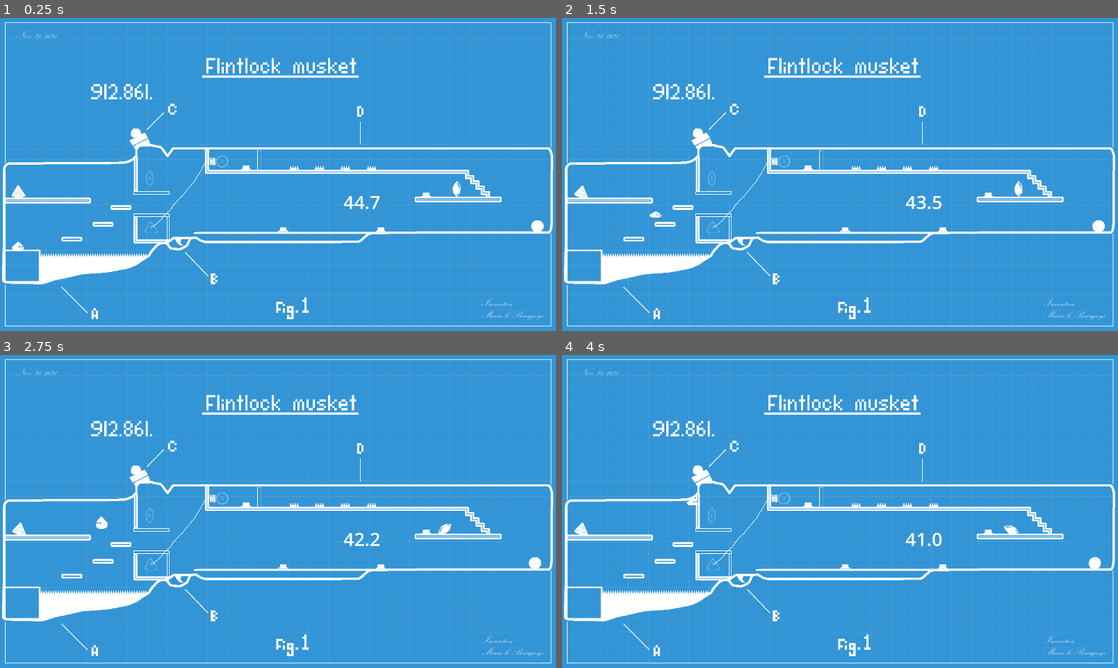
Above: before the commit, frames 1-4 (two rows, left to right).
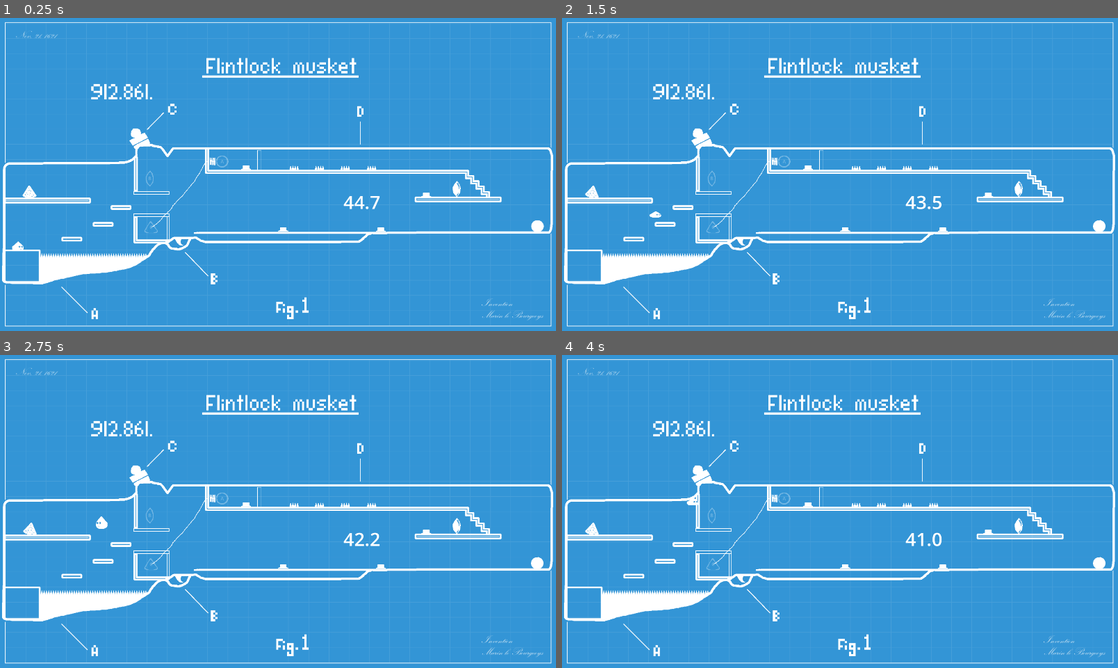
Above: after the commit, the same moments.

Repository: simenhs/piratsyltetoey
Game: Godot game, scene res://scenes/persistent_world/persistent_world.tscn
Same seed, same stepped clock (60 frames per second), same inputs: the game is played once before the commit and once after it.
Inputs:
- Up to frame 1 (0.25 s): no input
- Up to frame 2 (1.5 s): hold E (use) 0.53-1.28 s; hold D (right) from 0.53 s (still down); tap Space (jump) at 0.77, 0.8, 1.07, 1.35 s
- Up to frame 3 (2.75 s): tap Space (jump) at 1.52, 1.82, 2.3 s; tap E (use) at 1.55 s; release D (right) at 2.03 s; hold A (left) from 2.03 s (still down); tap Shift (dash) at 2.1 s
- Up to frame 4 (4 s): release A (left) at 2.78 s; hold D (right) from 2.78 s (still down); tap E (use) at 2.85 s; tap Space (jump) at 3.02, 3.32, 3.77, 3.8 s; hold E (use) from 3.53 s (still down)

The runs differ from the first frame. In frame 1, 0.1% of the frame differs, in the area x 2-7%, y 53-58%; in frame 2, 0.1%; in frame 3, 0.3%; in frame 4, 0.3%, in the area x 2-98%, y 52-69%.

Commit message:
added background music

Diff:
--- /dev/null
+++ b/godot/scenes/level1/background_music_controller/background_music_controller.gd
@@ -0,0 +1,61 @@
+extends Node
+
+@export var move_zone : Area2D
+@export var jump_zone : Area2D
+@export var loose_objects : Array[LoosePice]
+
+@onready var audio_stream_player: AudioStreamPlayer = %AudioStreamPlayer
+var sync_player : AudioStreamSynchronized
+
+
+
+# Called when the node enters the scene tree for the first time.
+func _ready() -> void:
+	sync_player = audio_stream_player.stream
+	play_help_move()
+	move_zone.body_exited.connect(func (b): play_bg())
+	jump_zone.body_entered.connect(func (b): play_help_jump())
+	jump_zone.body_exited.connect(func (b): play_bg())
+
+	for object in loose_objects:
+		object.player_nearby_enter.connect(play_help_pick_up)
+		object.player_nearby_exit.connect( play_bg)
+		object.picked_up.connect(play_help_throw)
+
+	#move_zone.area_entered.connect(play_help_move)
+
+func mute_steams():
+	for i in sync_player.stream_count:
+		sync_player.set_sync_stream_volume(i,-60)
+
+func play_bg():
+	mute_steams()
+	sync_player.set_sync_stream_volume(0,0)
+
+func play_melody1():
+	play_bg()
+	sync_player.set_sync_stream_volume(1,0)
+
+func play_melody2():
+	play_bg()
+	sync_player.set_sync_stream_volume(2,0)
+
+func play_melody3():
+	play_bg()
+	sync_player.set_sync_stream_volume(3,0)
+
+func play_help_jump():
+	play_bg()
+	sync_player.set_sync_stream_volume(4,0)
+
+func play_help_move():
+	play_bg()
+	sync_player.set_sync_stream_volume(5,0)
+
+func play_help_pick_up():
+	play_bg()
+	sync_player.set_sync_stream_volume(6,0)
+
+func play_help_throw():
+	play_bg()
+	sync_player.set_sync_stream_volume(7,0)
--- /dev/null
+++ b/godot/scenes/level1/background_music_controller/background_music_controller.tscn
@@ -0,0 +1,38 @@
+[gd_scene load_steps=11 format=3 uid="uid://ba0j3t7nng262"]
+
+[ext_resource type="Script" path="res://scenes/level1/background_music_controller/background_music_controller.gd" id="1_owv0m"]
+[ext_resource type="AudioStream" uid="uid://cgwrlcabhn6cg" path="res://assets/audio/loop1/loop1_floor.wav" id="2_2rpel"]
+[ext_resource type="AudioStream" uid="uid://umrx05efvnr8" path="res://assets/audio/loop1/loop1_melody_simple.wav" id="3_uelyg"]
+[ext_resource type="AudioStream" uid="uid://bwoxmukg70dxw" path="res://assets/audio/loop1/loop1_melody_1.wav" id="4_ww1ch"]
+[ext_resource type="AudioStream" uid="uid://5hytuep0foy2" path="res://assets/audio/loop1/loop1_melody_2.wav" id="5_r7474"]
+[ext_resource type="AudioStream" uid="uid://cn2ke65qvo446" path="res://assets/audio/loop1/loop1_press_space.wav" id="6_e6ks3"]
+[ext_resource type="AudioStream" uid="uid://ddoxpbwgh0aaw" path="res://assets/audio/loop1/loop1_press_a_and_d.wav" id="7_l23u4"]
+[ext_resource type="AudioStream" uid="uid://ds0xjfctnmjk" path="res://assets/audio/loop1/loop1_pick_it_up.wav" id="8_1bsrf"]
+[ext_resource type="AudioStream" uid="uid://bo7mpjou04xd1" path="res://assets/audio/loop1/loop1_hold_e_down.wav" id="9_o2fau"]
+
+[sub_resource type="AudioStreamSynchronized" id="AudioStreamSynchronized_jub8u"]
+stream_count = 8
+stream_0/stream = ExtResource("2_2rpel")
+stream_0/volume = 0.0
+stream_1/stream = ExtResource("3_uelyg")
+stream_1/volume = -60.0
+stream_2/stream = ExtResource("4_ww1ch")
+stream_2/volume = -60.0
+stream_3/stream = ExtResource("5_r7474")
+stream_3/volume = -60.0
+stream_4/stream = ExtResource("6_e6ks3")
+stream_4/volume = -60.0
+stream_5/stream = ExtResource("7_l23u4")
+stream_5/volume = -60.0
+stream_6/stream = ExtResource("8_1bsrf")
+stream_6/volume = -60.0
+stream_7/stream = ExtResource("9_o2fau")
+stream_7/volume = -60.0
+
+[node name="BackgroundMusic_controller" type="Node"]
+script = ExtResource("1_owv0m")
+
+[node name="AudioStreamPlayer" type="AudioStreamPlayer" parent="."]
+unique_name_in_owner = true
+stream = SubResource("AudioStreamSynchronized_jub8u")
+autoplay = true
--- a/godot/scenes/level1/level1.tscn
+++ b/godot/scenes/level1/level1.tscn
@@ -20,6 +20,7 @@
 [ext_resource type="Texture2D" uid="uid://cj1j75x1acin3" path="res://assets/images/objects/rope_from_gunpowder_to_spring.png" id="18_3ao5b"]
 [ext_resource type="Texture2D" uid="uid://dcc1l2ftd1q" path="res://assets/images/objects/spring_sprung.png" id="19_p2b8a"]
 [ext_resource type="Texture2D" uid="uid://ckl17rj74fuxy" path="res://assets/images/objects/spring_unsprung.png" id="20_6woqm"]
+[ext_resource type="PackedScene" uid="uid://ba0j3t7nng262" path="res://scenes/level1/background_music_controller/background_music_controller.tscn" id="21_4kl3x"]
 
 [sub_resource type="CircleShape2D" id="CircleShape2D_83c7m"]
 radius = 22.0907
@@ -35,6 +36,12 @@
 
 [sub_resource type="RectangleShape2D" id="RectangleShape2D_emi5l"]
 size = Vector2(10, 83)
+
+[sub_resource type="RectangleShape2D" id="RectangleShape2D_xrooy"]
+size = Vector2(14, 88)
+
+[sub_resource type="RectangleShape2D" id="RectangleShape2D_crvsm"]
+size = Vector2(190, 126)
 
 [node name="Level1" type="Node"]
 process_mode = 3
@@ -79,10 +86,9 @@
 _texture = ExtResource("7_n4mbl")
 
 [node name="LoosePice" parent="." instance=ExtResource("6_ij8bl")]
-position = Vector2(64, 578)
+position = Vector2(102, 582)
 _id = "C"
 _texture = ExtResource("10_1mkss")
-_throw_power = 300.0
 metadata/_edit_group_ = true
 
 [node name="CollisionPolygon2D" type="CollisionPolygon2D" parent="LoosePice"]
@@ -92,7 +98,6 @@
 position = Vector2(1577, 590)
 _id = "B"
 _texture = ExtResource("9_lgp8j")
-_throw_power = 300.0
 metadata/_edit_group_ = true
 
 [node name="CollisionPolygon2D" type="CollisionPolygon2D" parent="LoosePice2"]
@@ -102,7 +107,6 @@
 position = Vector2(1856, 705)
 _id = "A"
 _texture = ExtResource("6_lu112")
-_throw_power = 300.0
 metadata/_edit_group_ = true
 
 [node name="CollisionShape2D" type="CollisionShape2D" parent="LoosePice3"]
@@ -206,4 +210,24 @@
 position = Vector2(734, 495)
 texture = ExtResource("20_6woqm")
 
+[node name="BackgroundMusic_controller" parent="." node_paths=PackedStringArray("move_zone", "jump_zone", "loose_objects") instance=ExtResource("21_4kl3x")]
+move_zone = NodePath("MoveHelpArea")
+jump_zone = NodePath("JumpHelpArea")
+loose_objects = [NodePath("../LoosePice"), NodePath("../LoosePice2"), NodePath("../LoosePice3")]
+
+[node name="MoveHelpArea" type="Area2D" parent="BackgroundMusic_controller"]
+collision_mask = 2
+
+[node name="CollisionShape2D" type="CollisionShape2D" parent="BackgroundMusic_controller/MoveHelpArea"]
+position = Vector2(45, 776)
+shape = SubResource("RectangleShape2D_xrooy")
+
+[node name="JumpHelpArea" type="Area2D" parent="BackgroundMusic_controller"]
+position = Vector2(66, -4)
+collision_mask = 2
+
+[node name="CollisionShape2D" type="CollisionShape2D" parent="BackgroundMusic_controller/JumpHelpArea"]
+position = Vector2(130, 751)
+shape = SubResource("RectangleShape2D_crvsm")
+
 [connection signal="timeout" from="Timer" to="." method="_on_timer_timeout"]
--- a/godot/scenes/level1/picup_object/loose_pice.gd
+++ b/godot/scenes/level1/picup_object/loose_pice.gd
@@ -1,6 +1,10 @@
 @tool
 class_name LoosePice
 extends RigidBody2D
+
+signal player_nearby_enter
+signal player_nearby_exit
+signal picked_up
 
 const MAX_THROW_CHARGE_TIME : float =1.5
 
@@ -51,6 +55,7 @@
 				if player is Player:
 					attatched_to = player
 					globals.play_sound("pickup")
+					picked_up.emit()
 					#sleeping = false
 		else:
 			_charging_throw = true
@@ -113,3 +118,11 @@
 	_texture = value
 	if is_instance_valid(sprite_2d):
 		sprite_2d.texture = _texture
+
+
+func _on_picup_area_2d_body_entered(body: Node2D) -> void:
+	player_nearby_enter.emit()
+
+
+func _on_picup_area_2d_body_exited(body: Node2D) -> void:
+	player_nearby_exit.emit()
--- a/godot/scenes/level1/picup_object/loose_pice.tscn
+++ b/godot/scenes/level1/picup_object/loose_pice.tscn
@@ -1,6 +1,7 @@
-[gd_scene load_steps=3 format=3 uid="uid://dt54hcs35cvuw"]
+[gd_scene load_steps=4 format=3 uid="uid://dt54hcs35cvuw"]
 
 [ext_resource type="Script" path="res://scenes/level1/picup_object/loose_pice.gd" id="1_i5jbi"]
+[ext_resource type="Texture2D" uid="uid://cv43v436joiqw" path="res://assets/images/objects/bullet.png" id="2_a7aql"]
 
 [sub_resource type="CircleShape2D" id="CircleShape2D_3i2b6"]
 radius = 54.0093
@@ -8,13 +9,11 @@
 [node name="LoosePice" type="RigidBody2D"]
 collision_layer = 4
 collision_mask = 55
-can_sleep = false
 freeze_mode = 1
 continuous_cd = 1
 contact_monitor = true
 max_contacts_reported = 100
 script = ExtResource("1_i5jbi")
-_throw_power = null
 
 [node name="ColorRect" type="ColorRect" parent="."]
 visible = false
@@ -39,5 +38,8 @@
 
 [node name="Sprite2D" type="Sprite2D" parent="."]
 unique_name_in_owner = true
+texture = ExtResource("2_a7aql")
 
 [connection signal="body_entered" from="." to="." method="_on_body_entered"]
+[connection signal="body_entered" from="PicupArea2D" to="." method="_on_picup_area_2d_body_entered"]
+[connection signal="body_exited" from="PicupArea2D" to="." method="_on_picup_area_2d_body_exited"]
Not shown, added: godot/assets/audio/loop.mp3.import
Not shown, added: godot/assets/audio/loop1/loop1_floor.wav.import
Not shown, added: godot/assets/audio/loop1/loop1_hold_e_down.wav.import
Not shown, added: godot/assets/audio/loop1/loop1_melody_1.wav.import
Not shown, added: godot/assets/audio/loop1/loop1_melody_2.wav.import
Not shown, added: godot/assets/audio/loop1/loop1_melody_simple.wav.import
Not shown, added: godot/assets/audio/loop1/loop1_pick_it_up.wav.import
Not shown, added: godot/assets/audio/loop1/loop1_press_a_and_d.wav.import
Not shown, added: godot/assets/audio/loop1/loop1_press_space.wav.import
Not shown: 1 places in godot/scenes/level1/level1.tscn that only renumber resources
Not shown, added: godot/assets/audio/loop.mp3
Not shown, added: godot/assets/audio/loop1/loop1_floor.wav
(and 7 more such lines)
